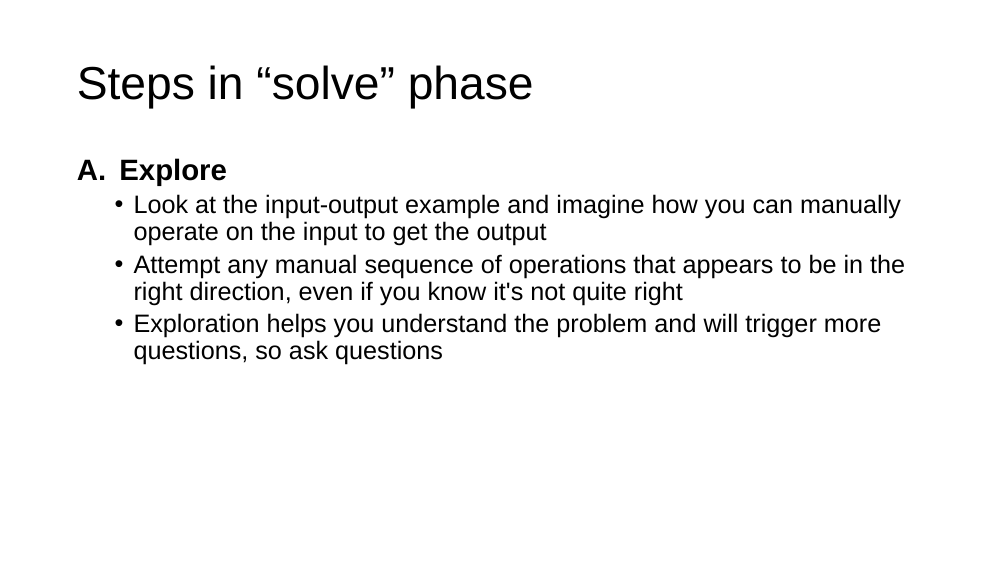
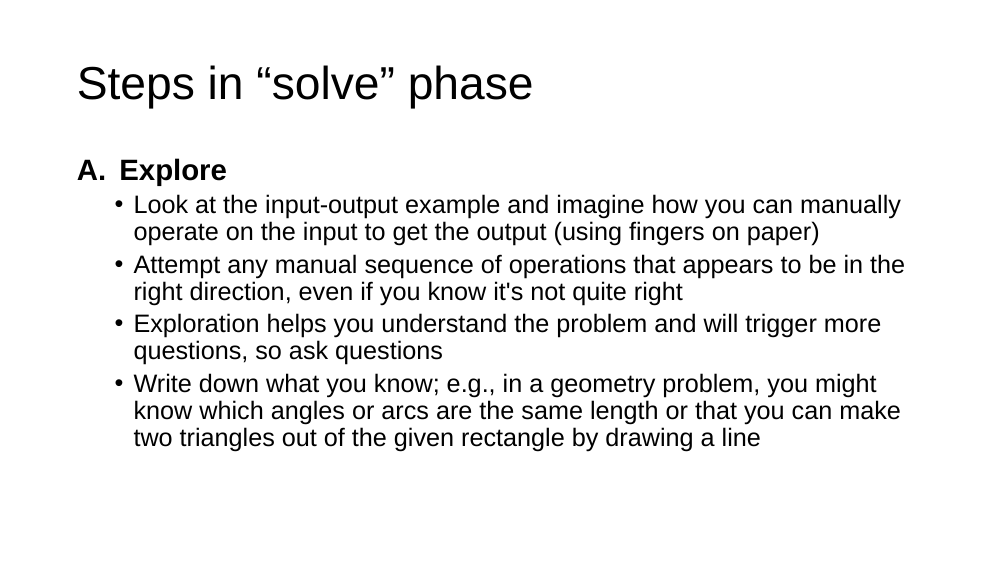
Before and after one commit to parrt/msds689, a slide deck: slide 11 of notes/problem-solving.pptx. Drawn at 1008x567 pixels with LibreOffice and Linux fonts; fonts in the diff are those of the drawing; background and template pictures are left out. Boxes give left, top, right and bottom in pixels: in the first picture for what was removed or moved away, otherwise in the second. Text is boxed around its words. In the diff, an @@ line names an element or a change of style, - is before the commit and + after.

```diff
--- a/notes/problem-solving.pptx
+++ b/notes/problem-solving.pptx
@@ text at (134,194,901,246): text changed @@
-  • Look at the input-output example and imagine how you can manually operate on the input to get the output
+  • Look at the input-output example and imagine how you can manually operate on the input to get the output (using fingers on paper)
@@ text at (134,373,901,452): paragraph added @@
+  • Write down what you know; e.g., in a geometry problem, you might know which angles or arcs are the same length or that you can make two triangles out of the given rectangle by drawing a line
```
Also in this commit, not shown: 5 other slides changed, 7 other files.
